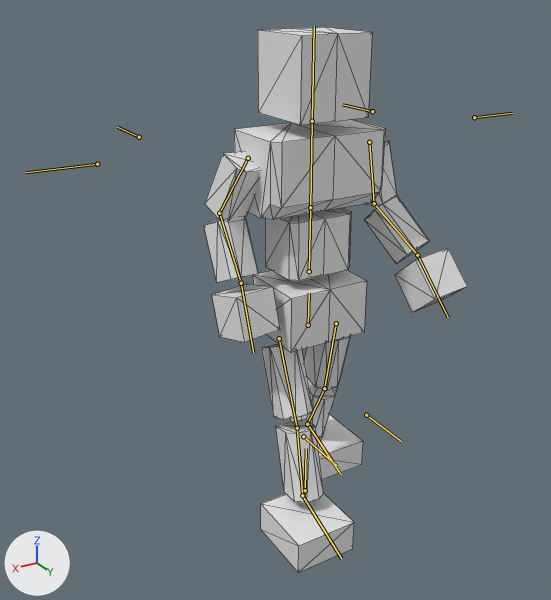
The glTF model BrowserGame/public/models/ToyQuest.glb as it was, and as the next commit left it.
One viewpoint serves both versions: a camera (50 mm lens) standing at (10.87, 16.3, 10.02) and looking at (1.05, -0.05, 1.84). Lighting does not change. The marker at lower left points along +X, +Y and +Z. Both versions are drawn at frame 12 of the action '05_feet.walk'; the numbers are the values there. The bones that bend it are drawn over the model as lines. Mesh edges are drawn as thin lines.

In view in the first picture: '立方体'.
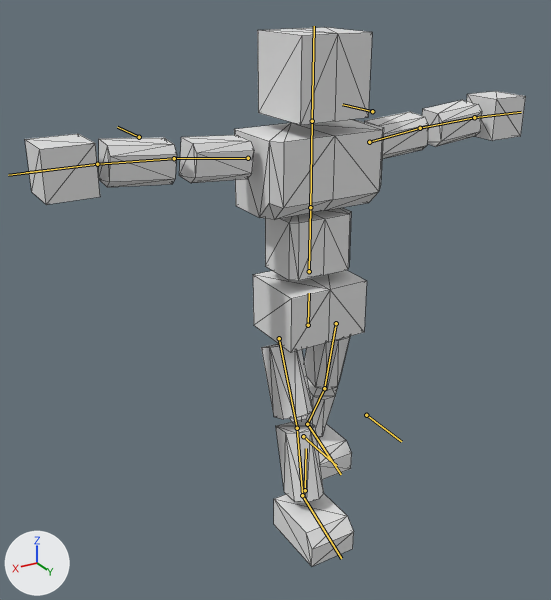
The change, as a list of edits to the scene's bpy script:
```text
Change bone_upper_arm_r:
    where bone_upper_arm_r = bpy.data.objects['アーマチュア'].pose.bones['upper arm.R']  # child of 'chest'
    bone_upper_arm_r.rotation_quaternion: (0.786, 0.047, 0.008, 0.617) -> (0.999, -0.014, 0.027, -0.041)  # degrees (5, -3, 76) -> degrees (-2, 3, -5)
Change bone_forearm_r:
    where bone_forearm_r = bpy.data.objects['アーマチュア'].pose.bones['forearm.R']  # child of 'upper arm.R'
    bone_forearm_r.rotation_quaternion: (0.937, -0.348, 0.0, 0.007) -> (1.0, 0.031, 0.0, -0.001)  # degrees (-41, 0, 1) -> degrees (4, 0, 0)
Change bone_hand_r:
    where bone_hand_r = bpy.data.objects['アーマチュア'].pose.bones['hand.R']  # child of 'forearm.R'
    bone_hand_r.rotation_quaternion: (0.996, 0.02, 0.013, 0.091) -> (0.999, -0.017, -0.031, 0.04)  # degrees (2, 1, 10) -> degrees (-2, -3, 5)
Change bone_upper_arm_l:
    where bone_upper_arm_l = bpy.data.objects['アーマチュア'].pose.bones['upper arm.L']  # child of 'chest'
    bone_upper_arm_l.rotation_quaternion: (0.731, 0.088, -0.284, -0.614) -> (0.999, -0.014, -0.027, 0.041)  # degrees (30, -18, -85) -> degrees (-2, -3, 5)
Change bone_forearm_l:
    where bone_forearm_l = bpy.data.objects['アーマチュア'].pose.bones['forearm.L']  # child of 'upper arm.L'
    bone_forearm_l.rotation_quaternion: (0.912, -0.41, 0.0, -0.009) -> (1.0, 0.031, 0.0, 0.001)  # degrees (-48, 0, -1) -> degrees (4, 0, 0)
Change bone_hand_l:
    where bone_hand_l = bpy.data.objects['アーマチュア'].pose.bones['hand.L']  # child of 'forearm.L'
    bone_hand_l.rotation_quaternion: (0.996, 0.08, 0.042, -0.027) -> (0.999, -0.017, 0.031, -0.04)  # degrees (9, 5, -3) -> degrees (-2, 3, -5)
```

What differs and where, as boxes [x1, y1, x2, y2] in the pictures (551 x 600 px):
'立方体', posed (90% wider): before [204, 27, 467, 573]; after [25, 27, 526, 566]
bone 'upper arm.R', root to tip: before (369, 142) to (374, 203); after (369, 142) to (420, 128)
bone 'forearm.R', root to tip: before (374, 203) to (417, 255); after (420, 128) to (474, 117)
bone 'hand.R', root to tip: before (417, 255) to (448, 317); after (474, 117) to (521, 112)
bone 'upper arm.L', root to tip: before (248, 158) to (219, 213); after (248, 158) to (174, 158)
bone 'forearm.L', root to tip: before (219, 213) to (241, 283); after (174, 158) to (97, 164)
bone 'hand.L', root to tip: before (241, 283) to (253, 353); after (97, 164) to (8, 175)
